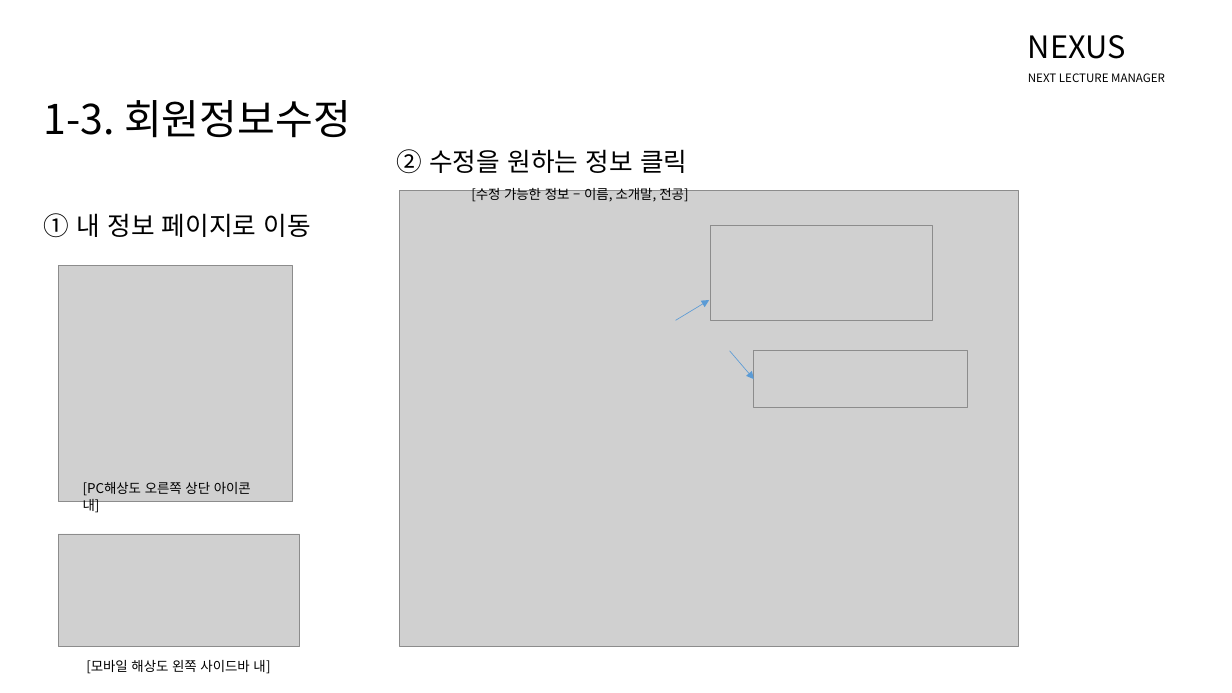
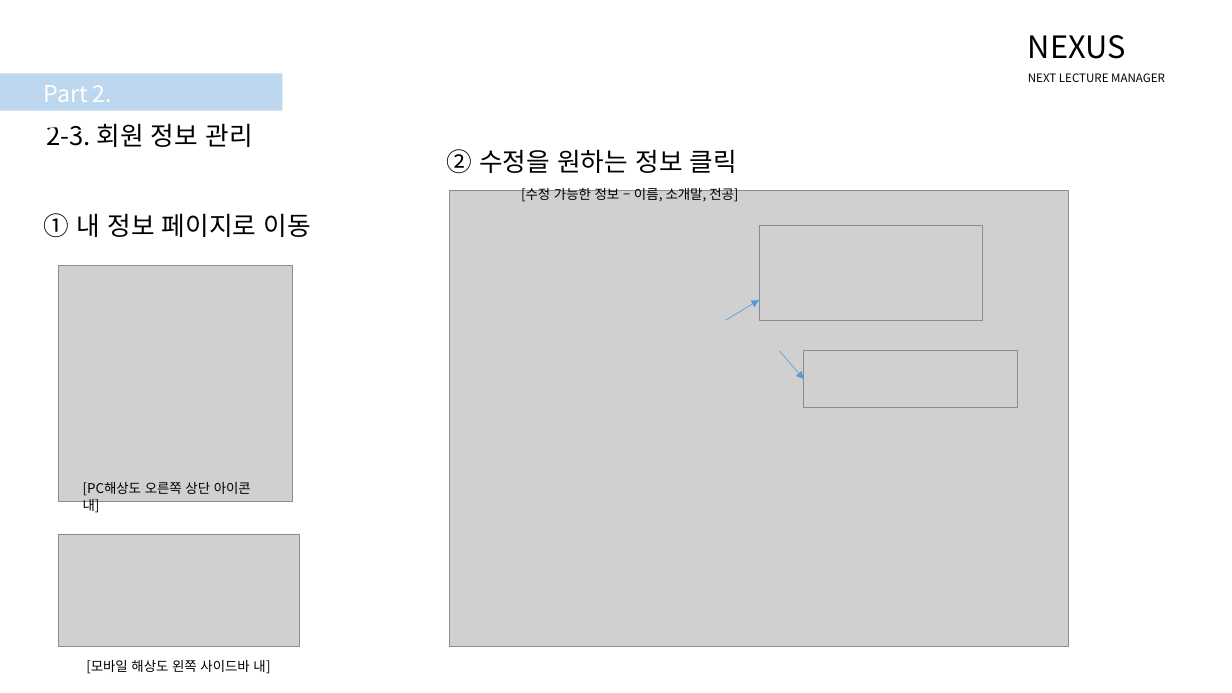
Before and after one commit to NHNNEXT/2015-03-REAL-TUTU, a slide deck: slide 11 of Nexus.pptx (slide 6 before the commit). Drawn at 1232x693 pixels with LibreOffice and Linux fonts; fonts in the diff are those of the drawing; grey boxes stand for pictures. Boxes give left, top, right and bottom in pixels: in the first picture for what was removed or moved away, otherwise in the second. Text is boxed around its words. In the diff, an @@ line names an element or a change of style, - is before the commit and + after.

```diff
--- a/Nexus.pptx
+++ b/Nexus.pptx
@@ rectangle added at <box>0,74,282,111</box>, fill #BDD7EE @@
@@ text added at <box>44,85,112,135</box>, 18 pt, text #FFFFFF @@
+Part 2. 회원
@@ text at <box>46,123,252,147</box>: text changed; size 32 to 20 pt @@
-1-3. 회원정보수정
+2-3. 회원 정보 관리
@@ 3 pictures, 2 texts, 2 arrows: place and size @@
-3 pictures, 2 texts, 2 arrows at <box>396,149,1019,647</box>
+3 pictures, 2 texts, 2 arrows at <box>446,149,1069,647</box>
```
Also in this commit, not shown: 17 other slides changed, 10 slides added, 2 other files.
